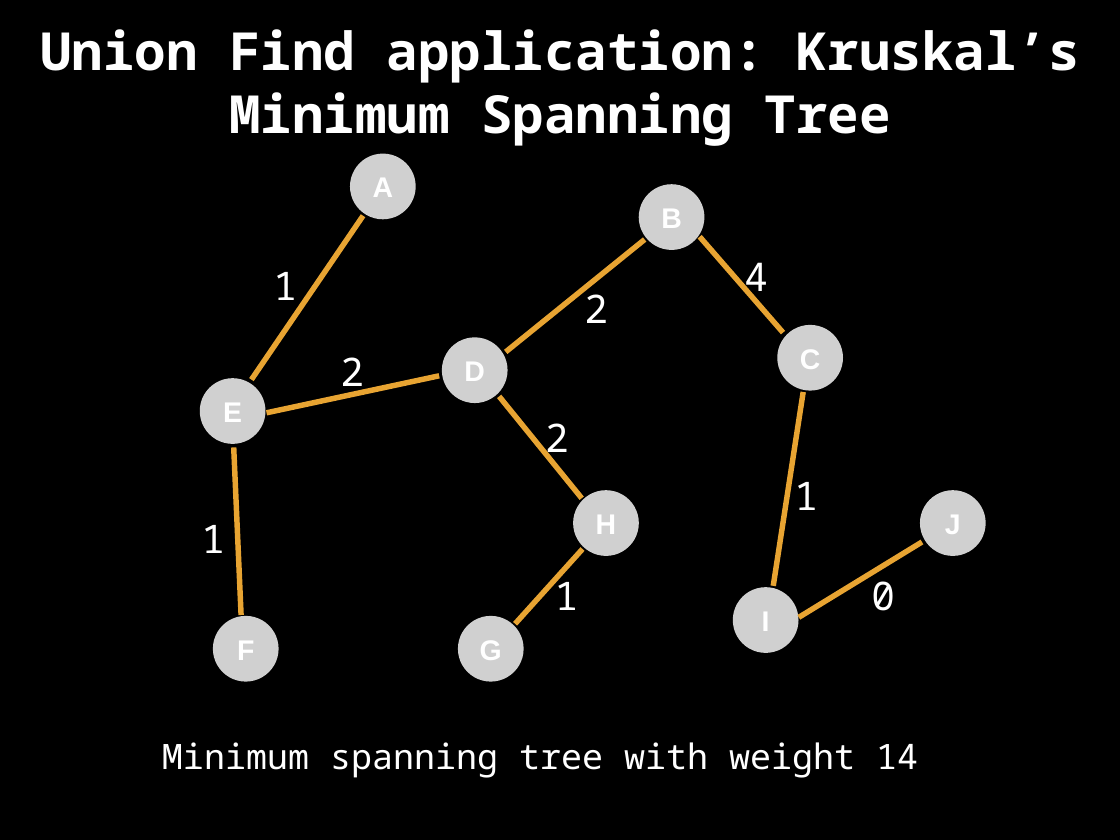
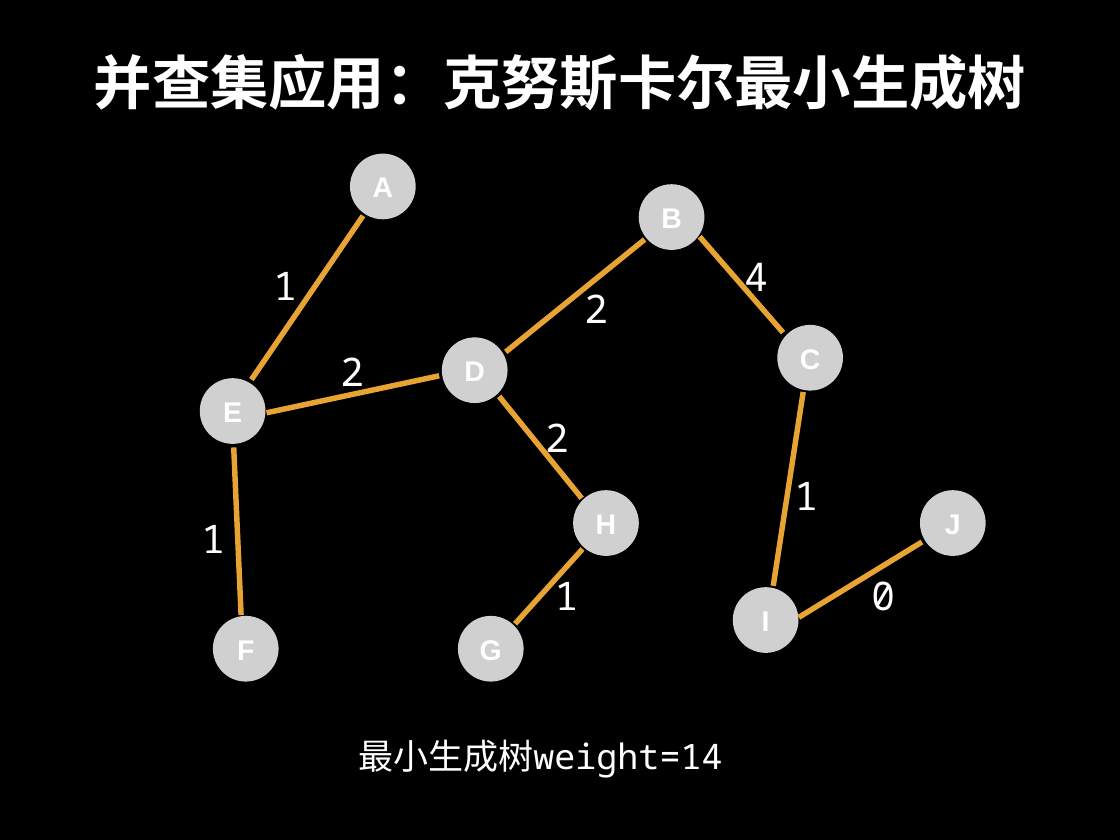
Before and after one commit to spring2go/Algorithms, a slide deck: slide 32 of slides/datastructures/unionfind/UnionFind.pptx. Drawn at 1120x840 pixels with LibreOffice and Linux fonts; fonts in the diff are those of the drawing; grey boxes stand for pictures. Boxes give left, top, right and bottom in pixels: in the first picture for what was removed or moved away, otherwise in the second. Text is boxed around its words. In the diff, an @@ line names an element or a change of style, - is before the commit and + after.

```diff
--- a/slides/datastructures/unionfind/UnionFind.pptx
+++ b/slides/datastructures/unionfind/UnionFind.pptx
@@ title at [94, 54, 1026, 110]: text changed; size 48 to 53.3 pt @@
-Union Find application: Kruskal’s Minimum Spanning Tree
+并查集应用：克努斯卡尔最小生成树
@@ text at [358, 739, 722, 778]: text changed @@
-Minimum spanning tree with weight 14
+最小生成树weight=14
```
Also in this commit, not shown: 50 other slides changed, 5 slides added, 5 slides removed, 1 other file.
